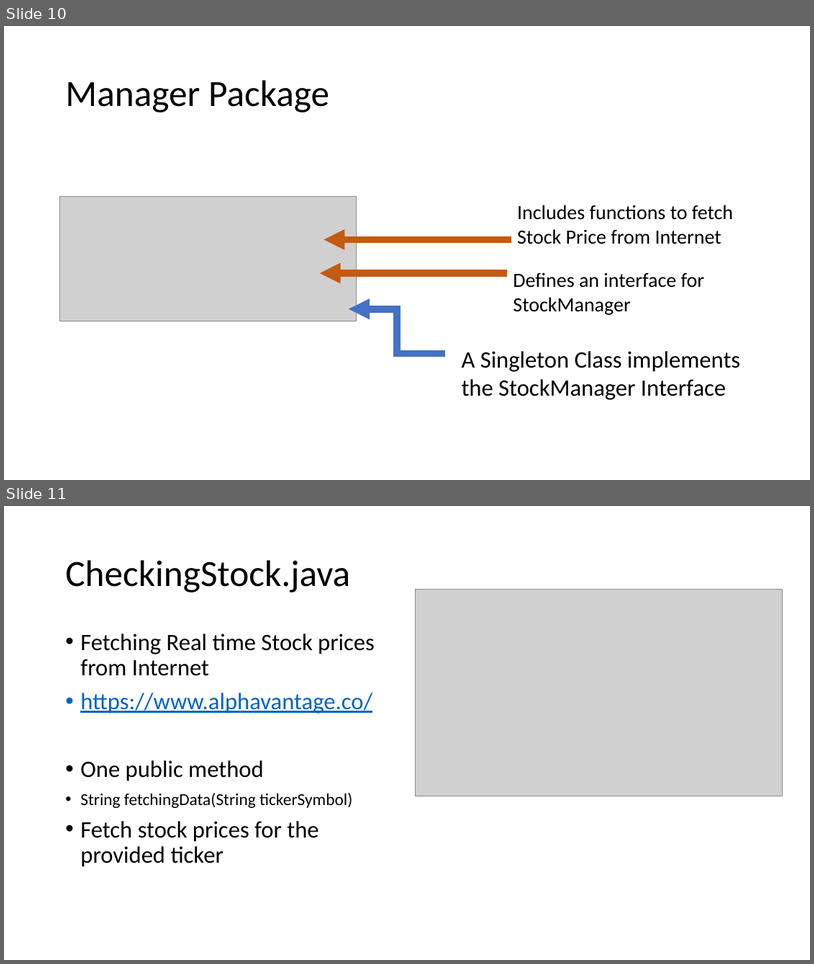
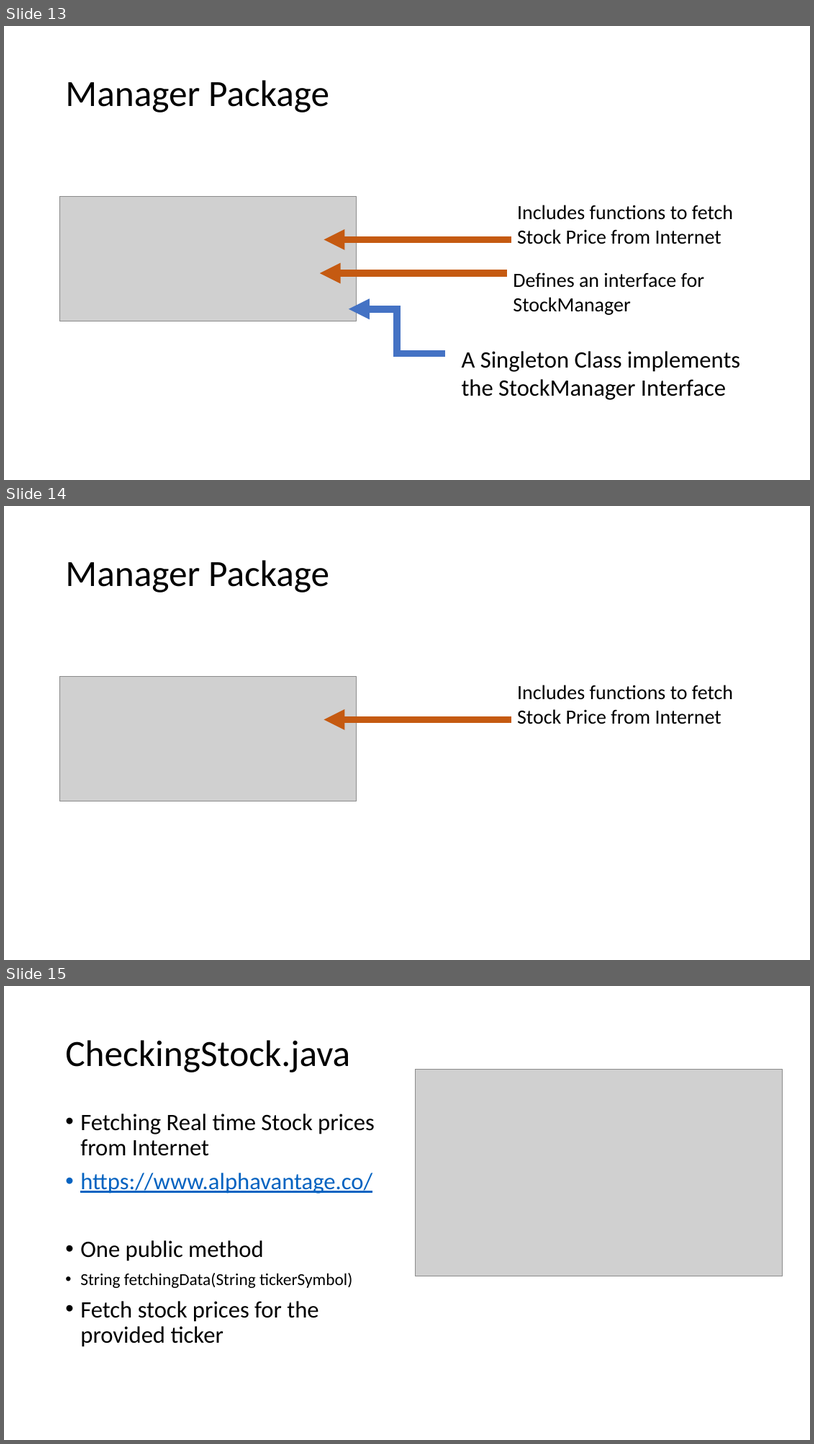
Before and after one commit to lxhq/StockExercise, a slide deck: Demo_week1.pptx. Shown one above the other, each under a label of ours: slides 10 and 11 before the commit, slides 13, 14 and 15 after it. The pictures are 814x964 and 814x1444 pixels, drawn with LibreOffice and Linux fonts; fonts in the diff are those of the drawing; grey boxes stand for pictures. Boxes give left, top, right and bottom in pixels: in the first picture for what was removed or moved away, otherwise in the second. Text is boxed around its words. In the diff, an @@ line names an element or a change of style, - is before the commit and + after.

```diff
--- a/Demo_week1.pptx
+++ b/Demo_week1.pptx
@@ slide 14 added at (x1=4, y1=506, x2=810, y2=960), background #FFFFFF @@
@@ title added at (x1=65, y1=560, x2=329, y2=592), 44 pt, text #000000 @@
+Manager Package
@@ picture added at (x1=59, y1=676, x2=357, y2=800) @@
@@ text added at (x1=517, y1=685, x2=733, y2=724), 24 pt, text #000000 @@
+Includes functions to fetch Stock Price from Internet
@@ arrow added from (512, 720) to (324, 720), #C55A11 8.25 pt @@
@@ what was slide 10 is now slide 13 @@
@@ what was slide 11 is now slide 15 @@
```
Also in this commit, not shown: 6 slides changed, 6 other slides added, 1 slide removed, 4 other files.
